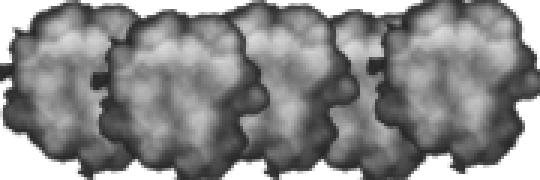
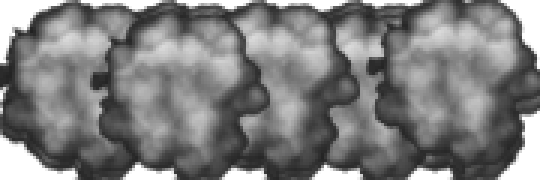
The second 540x180 image is a revision of the first. Changes to its layers:
added layer "Combinación" above "2 combinación" over [0, 0, 540, 180]
added layer "2 combinación" above "Capa 2 copia" over [0, 0, 540, 180]
hid "Capa 2 copia 5" over [90, 9, 270, 180]
hid "Capa 2 copia 4" over [0, 0, 174, 180]
hid "Capa 2 copia 3" over [366, 3, 540, 174]
hid "Capa 2" over [180, 0, 360, 180]
hid "Capa 2 copia 6" over [276, 9, 456, 180]
